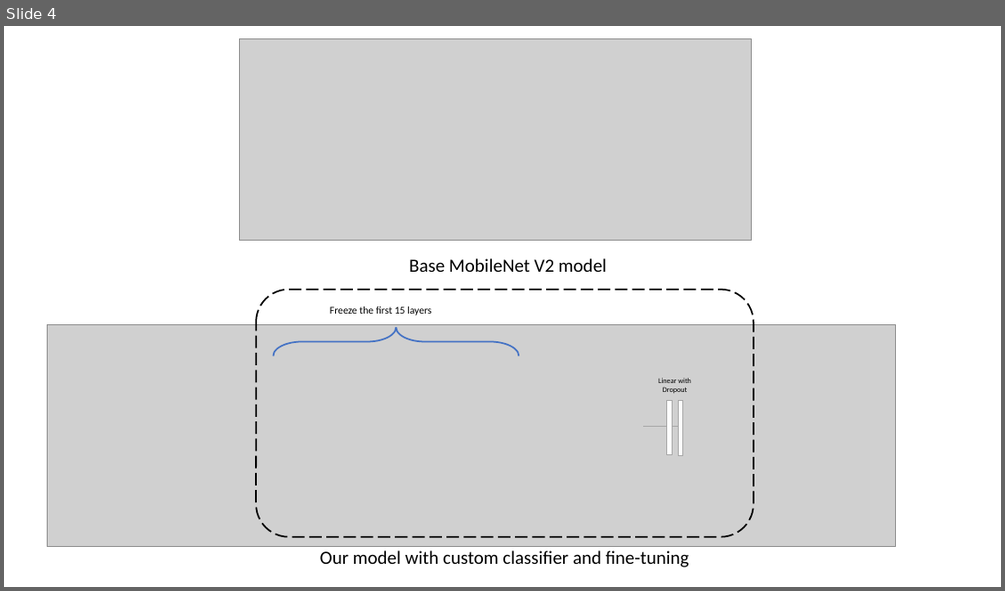
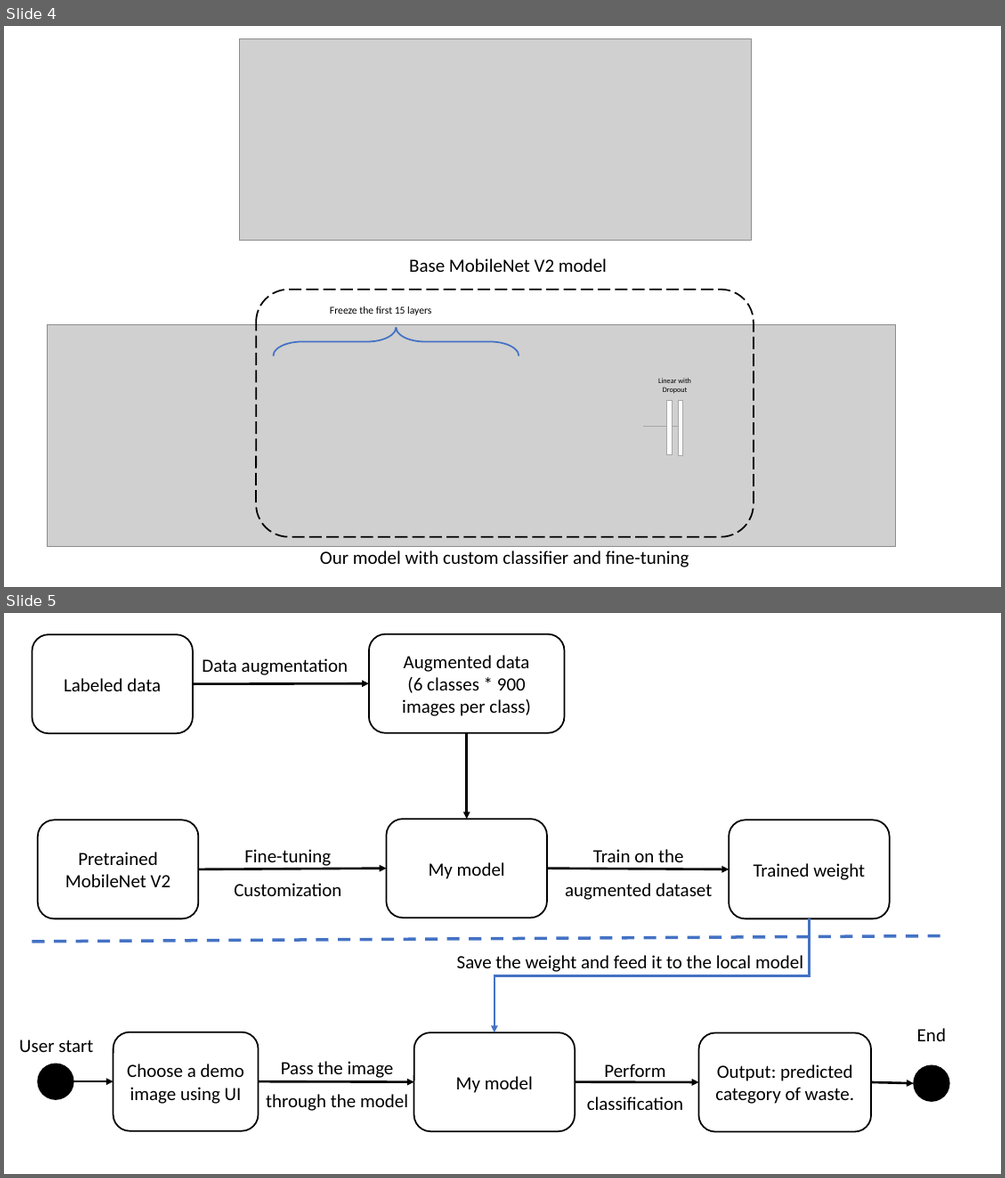
Before and after one commit to TomPham204/prethesis, a slide deck: Graphics.pptx. Shown one above the other, each under a label of ours: slide 4 before the commit, slides 4 and 5 after it. The pictures are 1005x591 and 1005x1178 pixels, drawn with LibreOffice and Linux fonts; fonts in the diff are those of the drawing; grey boxes stand for pictures. Boxes give left, top, right and bottom in pixels: in the first picture for what was removed or moved away, otherwise in the second. Text is boxed around its words. In the diff, an @@ line names an element or a change of style, - is before the commit and + after.

```diff
--- a/Graphics.pptx
+++ b/Graphics.pptx
@@ slide 5 added at (4,613,1001,1174), background #FFFFFF @@
@@ rounded rectangle added at (32,634,194,733), fill #FFFFFF, outline #000000 1.5 pt, 18 pt, text #000000 @@
+Labeled data
@@ rounded rectangle added at (369,634,564,732), fill #FFFFFF, outline #000000 1.5 pt, 18 pt, text #000000 @@
+Augmented data
+(6 classes * 900 images per class)
@@ text added at (202,658,348,675), 18 pt, text #000000 @@
+Data augmentation
@@ arrow added from (193, 684) to (369, 683), #000000 2.25 pt @@
@@ arrow added from (467, 732) to (467, 819), #000000 2.25 pt @@
@@ rounded rectangle added at (38,820,198,919), fill #FFFFFF, outline #000000 1.5 pt, 18 pt, text #000000 @@
+Pretrained
+MobileNet V2
@@ rounded rectangle added at (386,819,547,917), fill #FFFFFF, outline #000000 1.5 pt, 18 pt, text #000000 @@
+My model
@@ rounded rectangle added at (728,820,890,919), fill #FFFFFF, outline #000000 1.5 pt, 18 pt, text #000000 @@
+Trained weight
@@ text added at (234,849,341,896), 18 pt, text #000000 @@
+Fine-tuning
+Customization
@@ text added at (565,849,712,900), 18 pt, text #000000 @@
+Train on the augmented dataset
@@ arrow added from (198, 869) to (386, 868), #000000 2.25 pt @@
@@ arrow added from (547, 868) to (728, 869), #000000 2.25 pt @@
@@ elbow arrow added from (809, 919) to (494, 1032), #4472C4 2.25 pt @@
@@ line added from (32, 941) to (941, 936), #4472C4 3 pt dashed @@
@@ text added at (457,955,803,972), 18 pt, text #000000 @@
+Save the weight and feed it to the local model
@@ text added at (19,1039,93,1052), 18 pt, text #000000 @@
+User start
@@ rounded rectangle added at (113,1032,259,1130), fill #FFFFFF, outline #000000 1.5 pt, 18 pt, text #000000 @@
+Choose a demo image using UI
@@ rounded rectangle added at (413,1032,574,1131), fill #FFFFFF, outline #000000 1.5 pt, 18 pt, text #000000 @@
+My model
@@ rounded rectangle added at (699,1032,871,1131), fill #FFFFFF, outline #000000 1.5 pt, 18 pt, text #000000 @@
+Output: predicted category of waste.
@@ text added at (917,1028,946,1041), 18 pt, text #000000 @@
+End
@@ ellipse added at (38,1063,73,1099), fill #000000, outline #000000 1 pt @@
@@ text added at (266,1061,408,1111), 18 pt, text #000000 @@
+Pass the image through the model
@@ text added at (587,1063,683,1110), 18 pt, text #000000 @@
+Perform classification
@@ ellipse added at (914,1065,949,1102), fill #000000, outline #000000 1 pt @@
@@ arrow added from (73, 1081) to (113, 1081), #000000 2.25 pt @@
@@ arrow added from (259, 1081) to (413, 1082), #000000 2.25 pt @@
@@ arrow added from (574, 1082) to (699, 1082), #000000 2.25 pt @@
@@ arrow added from (872, 1082) to (914, 1083), #000000 2.25 pt @@
```
Also in this commit, not shown: 1 other slide added, 26 other files.
